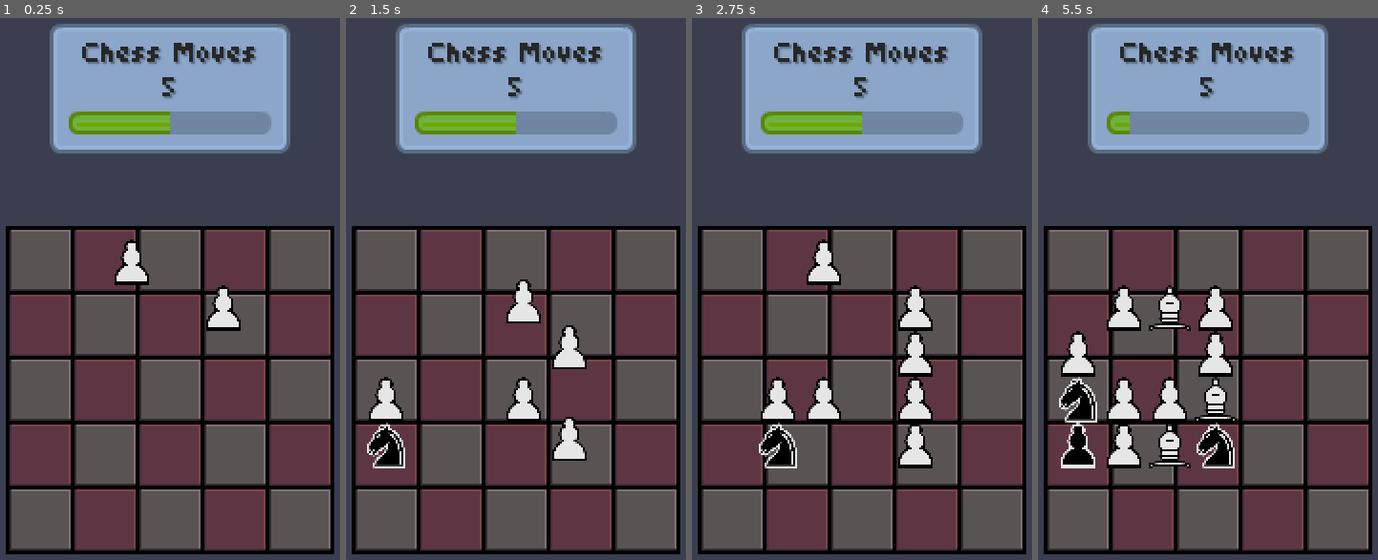
Above: before the commit, frames 1-4 (left to right).
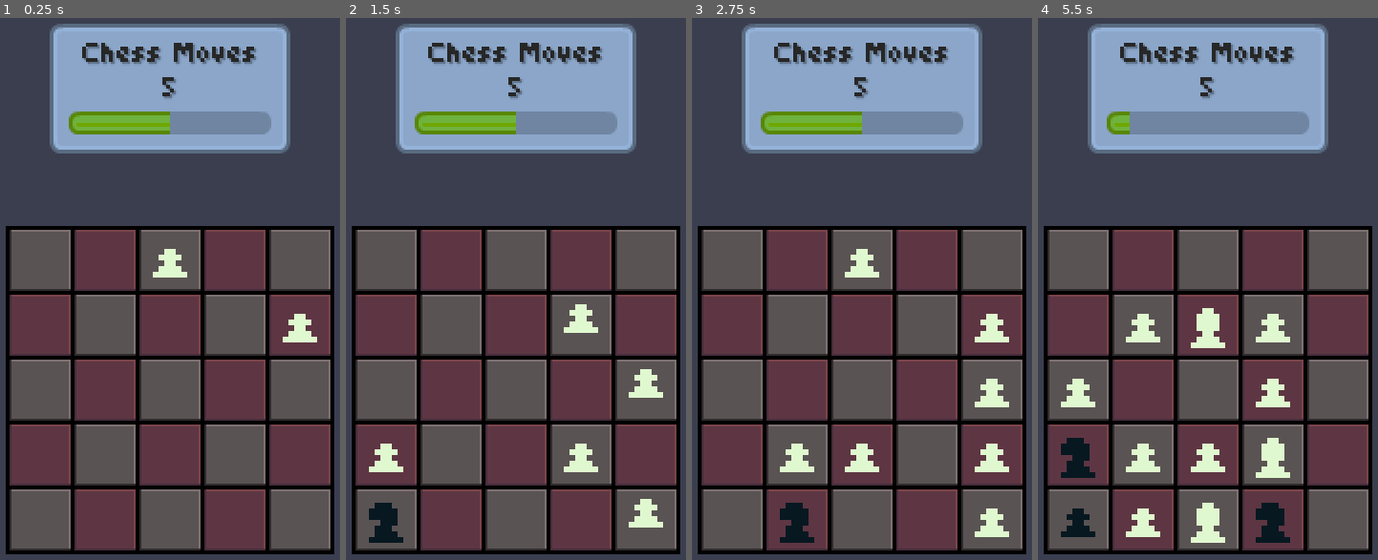
Above: after the commit, the same moments.

Repository: abaker-skudlarek/ChessTiles
Game: Godot game, scene res://Scenes/main.tscn
Same seed, same stepped clock (60 frames per second), same inputs: the game is played once before the commit and once after it. The engine's default icon, where the game draws it, is replaced by a stand-in: a white triangle on a blue panel in a dark square.
Inputs (mouse positions are in pixels of both pictures, inside the frame that each line leads up to):
- Up to frame 1 (0.25 s): no input
- Up to frame 2 (1.5 s): tap Enter at 0.5 s; move the mouse to (590, 223) at 0.52 s; hold Right (slide_move_right) 0.53-1.28 s; click (590, 223) at 0.67 s; tap Space at 1.25 s; move the mouse to (386, 446) at 1.27 s; hold Down (slide_move_down) from 1.28 s (still down); click (386, 446) at 1.42 s
- Up to frame 3 (2.75 s): tap Enter at 2 s; move the mouse to (896, 120) at 2.02 s; release Down (slide_move_down) at 2.03 s; hold Right (slide_move_right) from 2.03 s (still down)
- Up to frame 4 (5.5 s): tap Space at 2.75, 4.25 s; move the mouse to (1191, 381) at 2.77 s; release Right (slide_move_right) at 2.78 s; hold Up (slide_move_up) 2.78-3.53 s; click (1191, 381) at 2.92 s; tap Enter at 3.5 s; move the mouse to (1310, 348) at 3.52 s; hold Left (slide_move_left) 3.53-5.03 s; move the mouse to (1078, 446) at 4.27 s; click (1078, 446) at 4.42 s; move the mouse to (1214, 446) at 5.02 s; hold Down (slide_move_down) from 5.03 s (still down); click (1214, 446) at 5.17 s

The runs differ from the first frame. In frame 1, 1.7% of the frame differs, in the area x 33-94%, y 40-60%; in frame 2, 4.9%; in frame 3, 6.9%; in frame 4, 10%, in the area x 6-75%, y 49-97%.

Commit message:
new temporary, but better scaling, pieces art

Diff:
--- a/Scenes/Pieces/Enemy/enemy_bishop.tscn
+++ b/Scenes/Pieces/Enemy/enemy_bishop.tscn
@@ -1,13 +1,11 @@
 [gd_scene load_steps=3 format=3 uid="uid://q12o7wevgyn3"]
 
 [ext_resource type="PackedScene" uid="uid://cb3swvs5fb3cc" path="res://Scenes/Pieces/Enemy/enemy_piece_base.tscn" id="1_ht22j"]
-[ext_resource type="Texture2D" uid="uid://c3p28fgvxncvn" path="res://Sprites/Enemy/b_bishop.png" id="2_h2oo0"]
+[ext_resource type="Texture2D" uid="uid://dcx6x16xfwol" path="res://Sprites/8x8 Pieces/Black_Bishop_8x8.png" id="2_cvsfc"]
 
 [node name="EnemyBishop" instance=ExtResource("1_ht22j")]
-scale = Vector2(0.75, 0.75)
 value = 3
 piece_name = "enemy_bishop"
 
 [node name="Sprite2D" parent="." index="0"]
-scale = Vector2(1.02632, 0.97807)
-texture = ExtResource("2_h2oo0")
+texture = ExtResource("2_cvsfc")
--- a/Scenes/Pieces/Enemy/enemy_king.tscn
+++ b/Scenes/Pieces/Enemy/enemy_king.tscn
@@ -1,11 +1,11 @@
 [gd_scene load_steps=3 format=3 uid="uid://pa3sogclavu"]
 
 [ext_resource type="PackedScene" uid="uid://cb3swvs5fb3cc" path="res://Scenes/Pieces/Enemy/enemy_piece_base.tscn" id="1_tf1g7"]
-[ext_resource type="Texture2D" uid="uid://b2ilap5plc1cg" path="res://Sprites/Enemy/b_king.png" id="2_hmgrl"]
+[ext_resource type="Texture2D" uid="uid://2cg0gy6pn7l4" path="res://Sprites/8x8 Pieces/Black_King_8x8.png" id="2_lx2qb"]
 
 [node name="EnemyKing" instance=ExtResource("1_tf1g7")]
 value = 20
 piece_name = "enemy_king"
 
 [node name="Sprite2D" parent="." index="0"]
-texture = ExtResource("2_hmgrl")
+texture = ExtResource("2_lx2qb")
--- a/Scenes/Pieces/Enemy/enemy_knight.tscn
+++ b/Scenes/Pieces/Enemy/enemy_knight.tscn
@@ -1,11 +1,11 @@
 [gd_scene load_steps=3 format=3 uid="uid://dd7q0t7ctn8vv"]
 
 [ext_resource type="PackedScene" uid="uid://cb3swvs5fb3cc" path="res://Scenes/Pieces/Enemy/enemy_piece_base.tscn" id="1_53vnd"]
-[ext_resource type="Texture2D" uid="uid://bi21o1vfrebgc" path="res://Sprites/Enemy/b_knight.png" id="2_hejjn"]
+[ext_resource type="Texture2D" uid="uid://bihfrsdqx2vtv" path="res://Sprites/8x8 Pieces/Black_Knight_8x8.png" id="2_djutf"]
 
 [node name="EnemyKnight" instance=ExtResource("1_53vnd")]
 value = 3
 piece_name = "enemy_knight"
 
 [node name="Sprite2D" parent="." index="0"]
-texture = ExtResource("2_hejjn")
+texture = ExtResource("2_djutf")
--- a/Scenes/Pieces/Enemy/enemy_pawn.tscn
+++ b/Scenes/Pieces/Enemy/enemy_pawn.tscn
@@ -1,11 +1,11 @@
 [gd_scene load_steps=3 format=3 uid="uid://bmpyypglwi8vx"]
 
 [ext_resource type="PackedScene" uid="uid://cb3swvs5fb3cc" path="res://Scenes/Pieces/Enemy/enemy_piece_base.tscn" id="1_el0t1"]
-[ext_resource type="Texture2D" uid="uid://bce3jc36srac8" path="res://Sprites/Enemy/b_pawn.png" id="2_qh1bo"]
+[ext_resource type="Texture2D" uid="uid://cqxnqgnh0iq2x" path="res://Sprites/8x8 Pieces/Black_Pawn_8x8.png" id="2_or7hv"]
 
 [node name="EnemyPawn" instance=ExtResource("1_el0t1")]
 value = 1
 piece_name = "enemy_pawn"
 
 [node name="Sprite2D" parent="." index="0"]
-texture = ExtResource("2_qh1bo")
+texture = ExtResource("2_or7hv")
--- a/Scenes/Pieces/Enemy/enemy_piece_base.tscn
+++ b/Scenes/Pieces/Enemy/enemy_piece_base.tscn
@@ -5,11 +5,11 @@
 [ext_resource type="AudioStream" uid="uid://bgfejr43nwrth" path="res://Audio/Sound Effects/ScoreNegative.mp3" id="3_en0ep"]
 
 [sub_resource type="RectangleShape2D" id="RectangleShape2D_qocdt"]
-size = Vector2(128, 128)
+size = Vector2(8, 8)
 
 [node name="Area2D" type="Area2D"]
 z_index = 10
-scale = Vector2(0.18, 0.18)
+scale = Vector2(3, 3)
 script = ExtResource("1_dsfhh")
 
 [node name="Sprite2D" type="Sprite2D" parent="."]
--- a/Scenes/Pieces/Enemy/enemy_queen.tscn
+++ b/Scenes/Pieces/Enemy/enemy_queen.tscn
@@ -1,11 +1,11 @@
 [gd_scene load_steps=3 format=3 uid="uid://cdq5doktnrgtv"]
 
 [ext_resource type="PackedScene" uid="uid://cb3swvs5fb3cc" path="res://Scenes/Pieces/Enemy/enemy_piece_base.tscn" id="1_ovy78"]
-[ext_resource type="Texture2D" uid="uid://i3jxk35hwqk3" path="res://Sprites/Enemy/b_queen.png" id="2_87k8q"]
+[ext_resource type="Texture2D" uid="uid://dv1gnxrulnshi" path="res://Sprites/8x8 Pieces/Black_Queen_8x8.png" id="2_u2472"]
 
 [node name="EnemyQueen" instance=ExtResource("1_ovy78")]
 value = 9
 piece_name = "enemy_queen"
 
 [node name="Sprite2D" parent="." index="0"]
-texture = ExtResource("2_87k8q")
+texture = ExtResource("2_u2472")
--- a/Scenes/Pieces/Enemy/enemy_rook.tscn
+++ b/Scenes/Pieces/Enemy/enemy_rook.tscn
@@ -1,11 +1,11 @@
 [gd_scene load_steps=3 format=3 uid="uid://dvmwt6a76vhw7"]
 
 [ext_resource type="PackedScene" uid="uid://cb3swvs5fb3cc" path="res://Scenes/Pieces/Enemy/enemy_piece_base.tscn" id="1_xbkle"]
-[ext_resource type="Texture2D" uid="uid://bfgd0nf0yl71m" path="res://Sprites/Enemy/b_rook.png" id="2_ymlmw"]
+[ext_resource type="Texture2D" uid="uid://vyummvs2xlnf" path="res://Sprites/8x8 Pieces/Black_Rook_8x8.png" id="2_itscf"]
 
 [node name="EnemyRook" instance=ExtResource("1_xbkle")]
 value = 5
 piece_name = "enemy_rook"
 
 [node name="Sprite2D" parent="." index="0"]
-texture = ExtResource("2_ymlmw")
+texture = ExtResource("2_itscf")
--- a/Scenes/Pieces/Player/player_bishop.tscn
+++ b/Scenes/Pieces/Player/player_bishop.tscn
@@ -1,11 +1,11 @@
 [gd_scene load_steps=4 format=3 uid="uid://d4h85vtjxykou"]
 
 [ext_resource type="PackedScene" uid="uid://cvn0p8a62h25h" path="res://Scenes/Pieces/Player/player_piece_base.tscn" id="1_ejgrv"]
-[ext_resource type="Texture2D" uid="uid://bwlb36g32pn04" path="res://Sprites/Player/w_bishop.png" id="2_evsok"]
 [ext_resource type="Script" path="res://Scripts/Game/Pieces/player_bishop.gd" id="2_utnkl"]
+[ext_resource type="Texture2D" uid="uid://uowj5p7p1pj8" path="res://Sprites/8x8 Pieces/White_Bishop_8x8.png" id="3_eijsy"]
 
 [node name="PlayerBishop" instance=ExtResource("1_ejgrv")]
 script = ExtResource("2_utnkl")
 
 [node name="Sprite2D" parent="." index="0"]
-texture = ExtResource("2_evsok")
+texture = ExtResource("3_eijsy")
--- a/Scenes/Pieces/Player/player_king.tscn
+++ b/Scenes/Pieces/Player/player_king.tscn
@@ -2,10 +2,10 @@
 
 [ext_resource type="PackedScene" uid="uid://cvn0p8a62h25h" path="res://Scenes/Pieces/Player/player_piece_base.tscn" id="1_jkld3"]
 [ext_resource type="Script" path="res://Scripts/Game/Pieces/player_king.gd" id="2_ec2sf"]
-[ext_resource type="Texture2D" uid="uid://c6bnr7flxneae" path="res://Sprites/Player/w_king.png" id="2_v152s"]
+[ext_resource type="Texture2D" uid="uid://7vqije5102ea" path="res://Sprites/8x8 Pieces/White_King_8x8.png" id="3_eopts"]
 
 [node name="PlayerKing" instance=ExtResource("1_jkld3")]
 script = ExtResource("2_ec2sf")
 
 [node name="Sprite2D" parent="." index="0"]
-texture = ExtResource("2_v152s")
+texture = ExtResource("3_eopts")
--- a/Scenes/Pieces/Player/player_knight.tscn
+++ b/Scenes/Pieces/Player/player_knight.tscn
@@ -2,10 +2,10 @@
 
 [ext_resource type="PackedScene" uid="uid://cvn0p8a62h25h" path="res://Scenes/Pieces/Player/player_piece_base.tscn" id="1_ki6sf"]
 [ext_resource type="Script" path="res://Scripts/Game/Pieces/player_knight.gd" id="2_b3suf"]
-[ext_resource type="Texture2D" uid="uid://ddb3mvx67epsl" path="res://Sprites/Player/w_knight.png" id="2_twe6k"]
+[ext_resource type="Texture2D" uid="uid://c3ulw55aoo16y" path="res://Sprites/8x8 Pieces/White_Knight_8x8.png" id="3_u0hkv"]
 
 [node name="PlayerKnight" instance=ExtResource("1_ki6sf")]
 script = ExtResource("2_b3suf")
 
 [node name="Sprite2D" parent="." index="0"]
-texture = ExtResource("2_twe6k")
+texture = ExtResource("3_u0hkv")
--- a/Scenes/Pieces/Player/player_pawn.tscn
+++ b/Scenes/Pieces/Player/player_pawn.tscn
@@ -1,11 +1,11 @@
 [gd_scene load_steps=4 format=3 uid="uid://cm4p3nwduc0hv"]
 
 [ext_resource type="PackedScene" uid="uid://cvn0p8a62h25h" path="res://Scenes/Pieces/Player/player_piece_base.tscn" id="1_xitxf"]
-[ext_resource type="Texture2D" uid="uid://dhg4x7ymjfxvv" path="res://Sprites/Player/w_pawn.png" id="2_mc0p5"]
 [ext_resource type="Script" path="res://Scripts/Game/Pieces/player_pawn.gd" id="2_tjdu2"]
+[ext_resource type="Texture2D" uid="uid://dkcg0kbt5luki" path="res://Sprites/8x8 Pieces/White_Pawn_8x8.png" id="3_uvevn"]
 
 [node name="PlayerPawn" instance=ExtResource("1_xitxf")]
 script = ExtResource("2_tjdu2")
 
 [node name="Sprite2D" parent="." index="0"]
-texture = ExtResource("2_mc0p5")
+texture = ExtResource("3_uvevn")
--- a/Scenes/Pieces/Player/player_piece_base.tscn
+++ b/Scenes/Pieces/Player/player_piece_base.tscn
@@ -5,11 +5,11 @@
 [ext_resource type="AudioStream" uid="uid://dps4igm1801ya" path="res://Audio/Sound Effects/ScorePositive.mp3" id="3_tse7i"]
 
 [sub_resource type="RectangleShape2D" id="RectangleShape2D_uq0vk"]
-size = Vector2(128, 128)
+size = Vector2(8, 8)
 
 [node name="Area2D" type="Area2D"]
 z_index = 10
-scale = Vector2(0.18, 0.18)
+scale = Vector2(3, 3)
 script = ExtResource("1_g7hxw")
 
 [node name="Sprite2D" type="Sprite2D" parent="."]
--- a/Scenes/Pieces/Player/player_queen.tscn
+++ b/Scenes/Pieces/Player/player_queen.tscn
@@ -1,18 +1,11 @@
-[gd_scene load_steps=5 format=3 uid="uid://f2f6l1kuagow"]
+[gd_scene load_steps=4 format=3 uid="uid://f2f6l1kuagow"]
 
 [ext_resource type="PackedScene" uid="uid://cvn0p8a62h25h" path="res://Scenes/Pieces/Player/player_piece_base.tscn" id="1_7f82r"]
-[ext_resource type="Texture2D" uid="uid://n2tuvo88oga4" path="res://Sprites/Player/w_queen.png" id="2_86oae"]
 [ext_resource type="Script" path="res://Scripts/Game/Pieces/player_queen.gd" id="2_dqydr"]
-
-[sub_resource type="RectangleShape2D" id="RectangleShape2D_tp10j"]
-size = Vector2(128, 128)
+[ext_resource type="Texture2D" uid="uid://chjyxd7ytssb0" path="res://Sprites/8x8 Pieces/White_Queen_8x8.png" id="3_0i5l5"]
 
 [node name="player_queen" instance=ExtResource("1_7f82r")]
 script = ExtResource("2_dqydr")
 
 [node name="Sprite2D" parent="." index="0"]
-texture = ExtResource("2_86oae")
-
-[node name="CollisionShape2D" parent="." index="1"]
-position = Vector2(3.33334, 0)
-shape = SubResource("RectangleShape2D_tp10j")
+texture = ExtResource("3_0i5l5")
--- a/Scenes/Pieces/Player/player_rook.tscn
+++ b/Scenes/Pieces/Player/player_rook.tscn
@@ -1,11 +1,11 @@
 [gd_scene load_steps=4 format=3 uid="uid://bdc3h5rc755gh"]
 
 [ext_resource type="PackedScene" uid="uid://cvn0p8a62h25h" path="res://Scenes/Pieces/Player/player_piece_base.tscn" id="1_ru1f2"]
-[ext_resource type="Texture2D" uid="uid://dx30nsls6c33j" path="res://Sprites/Player/w_rook.png" id="2_npres"]
 [ext_resource type="Script" path="res://Scripts/Game/Pieces/player_rook.gd" id="2_rr8a2"]
+[ext_resource type="Texture2D" uid="uid://cqk8llgl8fj2t" path="res://Sprites/8x8 Pieces/White_Rook_8x8.png" id="3_rmnf0"]
 
 [node name="PlayerRook" instance=ExtResource("1_ru1f2")]
 script = ExtResource("2_rr8a2")
 
 [node name="Sprite2D" parent="." index="0"]
-texture = ExtResource("2_npres")
+texture = ExtResource("3_rmnf0")
--- a/Scripts/Game/board.gd
+++ b/Scripts/Game/board.gd
@@ -5,8 +5,8 @@
 # ------------------------------------------------------------------------------------------------ #
 
 const GRID_X_START_LOCATION: int = 22
-const GRID_Y_START_LOCATION: int = 163
-const GRID_OFFSET: int = 24
+const GRID_Y_START_LOCATION: int = 162
+const GRID_OFFSET: int = 34
 const GRID_WIDTH: int = 5
 const GRID_HEIGHT: int = 5
 const NONE: String = "NONE"
--- a/project.godot
+++ b/project.godot
@@ -32,8 +32,8 @@
 window/size/viewport_width=180
 window/size/viewport_height=320
 window/size/initial_position_type=2
-window/size/window_width_override=720
-window/size/window_height_override=1280
+window/size/window_width_override=1080
+window/size/window_height_override=1920
 window/stretch/mode="viewport"
 window/handheld/orientation=1
 
Binary file added: Sprites/8x8 Pieces/Black_Bishop_8x8.png
Not shown, added: Sprites/8x8 Pieces/Black_Bishop_8x8.png.import
Binary file added: Sprites/8x8 Pieces/Black_King_8x8.png
Not shown, added: Sprites/8x8 Pieces/Black_King_8x8.png.import
Binary file added: Sprites/8x8 Pieces/Black_Knight_8x8.png
Not shown, added: Sprites/8x8 Pieces/Black_Knight_8x8.png.import
Binary file added: Sprites/8x8 Pieces/Black_Pawn_8x8.png
Not shown, added: Sprites/8x8 Pieces/Black_Pawn_8x8.png.import
Binary file added: Sprites/8x8 Pieces/Black_Queen_8x8.png
Not shown, added: Sprites/8x8 Pieces/Black_Queen_8x8.png.import
Binary file added: Sprites/8x8 Pieces/Black_Rook_8x8.png
Not shown, added: Sprites/8x8 Pieces/Black_Rook_8x8.png.import
(and 12 more such lines)
